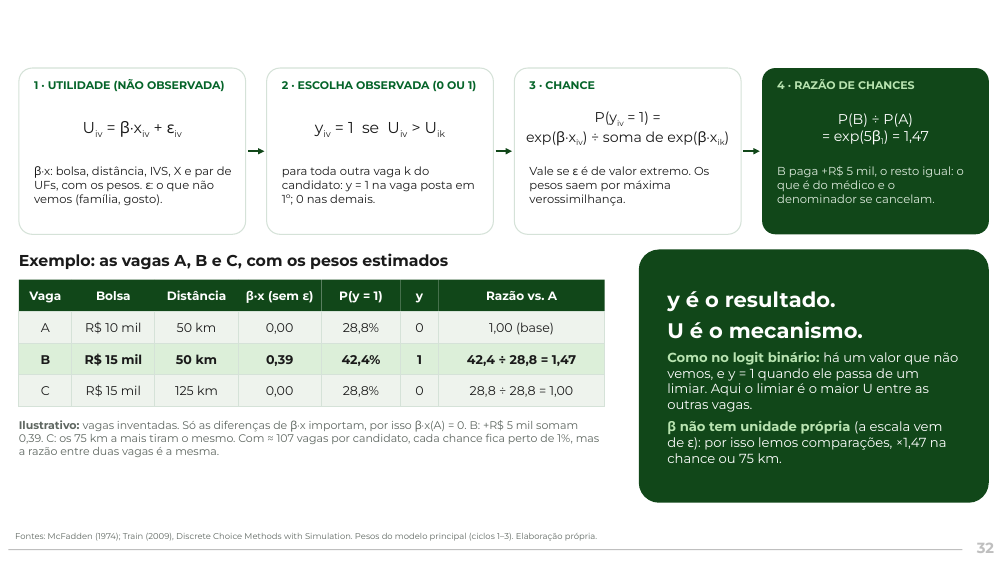
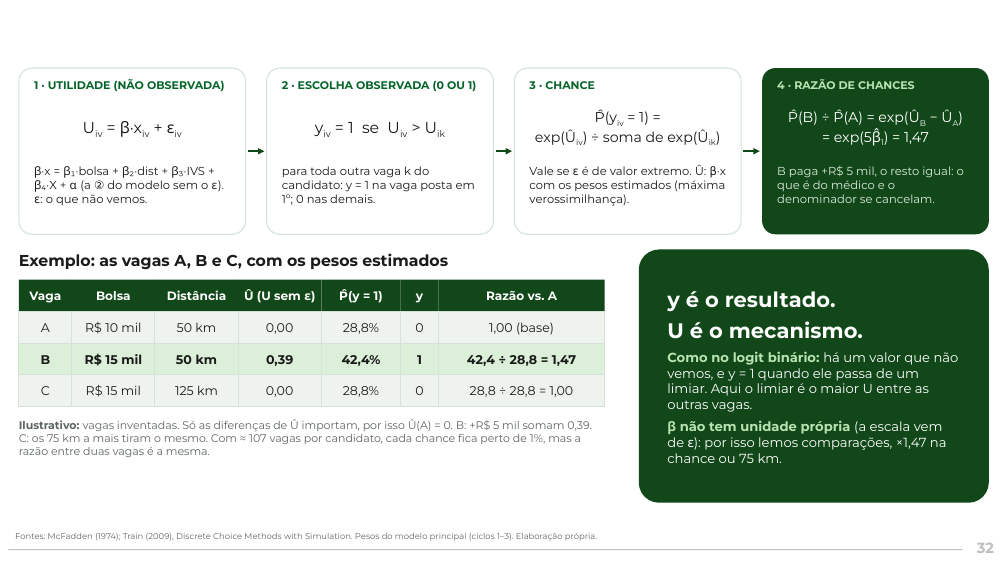
Before and after one commit to ka1victor/impact-eval-health-econ-pmme, a slide deck: slide 39 of output/apresentacao_banca_final/deck_banca_final_bernardo_r13.pptx. Drawn at 1008x567 pixels with LibreOffice and Linux fonts; fonts in the diff are those of the drawing; background and template pictures are left out. Boxes give left, top, right and bottom in pixels: in the first picture for what was removed or moved away, otherwise in the second. Text is boxed around its words. In the diff, an @@ line names an element or a change of style, - is before the commit and + after.

```diff
--- a/output/apresentacao_banca_final/deck_banca_final_bernardo_r13.pptx
+++ b/output/apresentacao_banca_final/deck_banca_final_bernardo_r13.pptx
@@ text at bbox=[535, 109, 708, 145]: text changed @@
-P(yiv = 1) =
-exp(β·xiv) ÷ soma de exp(β·xik)
+P̂(yiv = 1) =
+exp(Ûiv) ÷ soma de exp(Ûik)
@@ text at bbox=[788, 109, 929, 146]: text changed @@
-P(B) ÷ P(A)
-= exp(5β1) = 1,47
+P̂(B) ÷ P̂(A) = exp(ÛB − ÛA)
+= exp(5β̂1) = 1,47
@@ text at bbox=[34, 166, 218, 205]: text changed @@
-β·x: bolsa, distância, IVS, X e par de UFs, com os pesos. ε: o que não vemos (família, gosto).
+β·x = β₁·bolsa + β₂·dist + β₃·IVS + β₄·X + α (a ② do modelo sem o ε). ε: o que não vemos.
@@ text at bbox=[529, 165, 726, 206]: text changed @@
-Vale se ε é de valor extremo. Os pesos saem por máxima verossimilhança.
+Vale se ε é de valor extremo. Û: β·x com os pesos estimados (máxima verossimilhança).
@@ text in rectangle at bbox=[244, 289, 311, 303]: text changed @@
-β·x (sem ε)
+Û (U sem ε)
@@ text in rectangle at bbox=[339, 289, 383, 303]: text changed @@
-P(y = 1)
+P̂(y = 1)
@@ text at bbox=[19, 419, 592, 457]: text changed @@
-Ilustrativo: vagas inventadas. Só as diferenças de β·x importam, por isso β·x(A) = 0. B: +R$ 5 mil somam 0,39. C: os 75 km a mais tiram o mesmo. Com ≈ 107 vagas por candidato, cada chance fica perto de 1%, mas a razão entre duas vagas é a mesma.
+Ilustrativo: vagas inventadas. Só as diferenças de Û importam, por isso Û(A) = 0. B: +R$ 5 mil somam 0,39. C: os 75 km a mais tiram o mesmo. Com ≈ 107 vagas por candidato, cada chance fica perto de 1%, mas a razão entre duas vagas é a mesma.
```
Also in this commit, not shown: 3 other slides changed, 17 other files.
